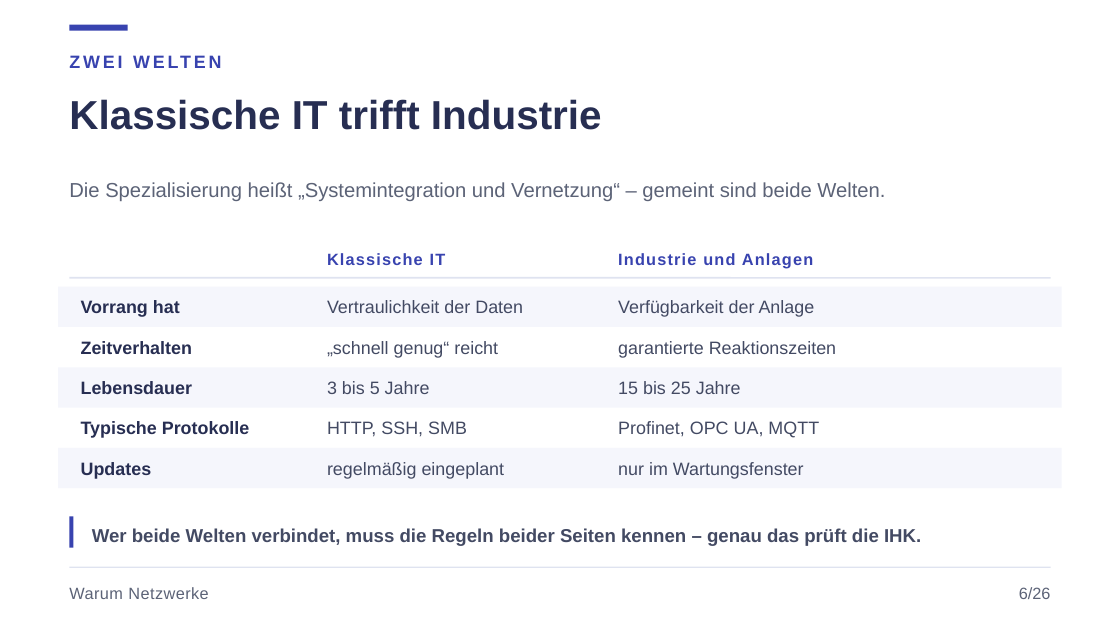
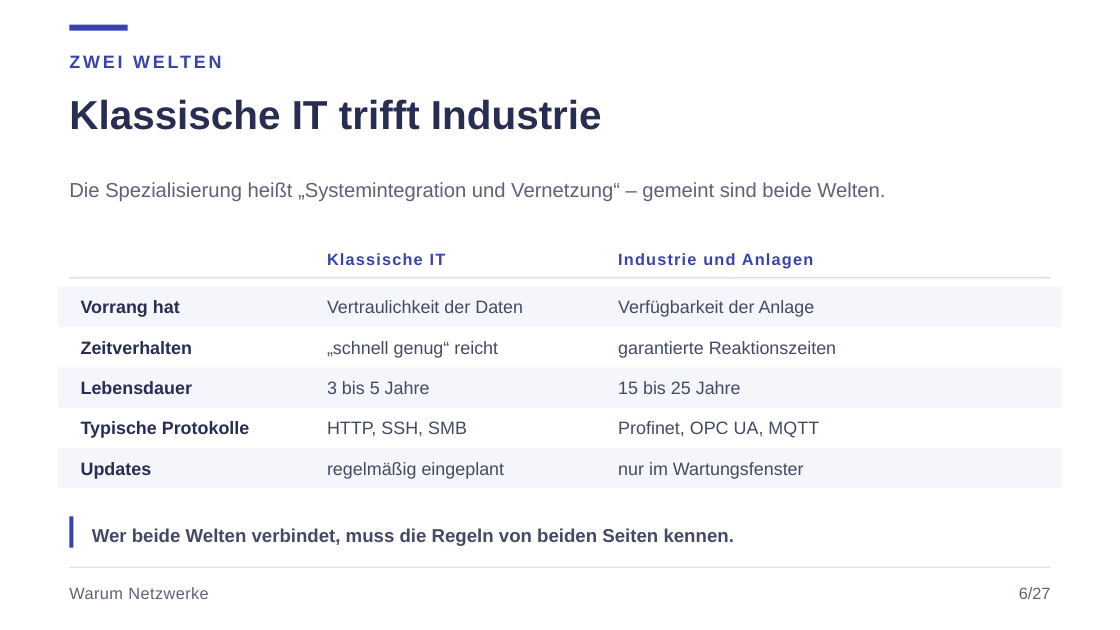
Before and after one commit to JacobMenge/kurs-unterlagen, a slide deck: slide 8 of folien/dist/01-netzwerke-grundlagen.pptx. Drawn at 1120x630 pixels with LibreOffice and Linux fonts; fonts in the diff are those of the drawing. Boxes give left, top, right and bottom in pixels: in the first picture for what was removed or moved away, otherwise in the second. Text is boxed around its words. In the diff, an @@ line names an element or a change of style, - is before the commit and + after.

```diff
--- a/folien/dist/01-netzwerke-grundlagen.pptx
+++ b/folien/dist/01-netzwerke-grundlagen.pptx
@@ text at (92,528,734,546): text changed @@
-Wer beide Welten verbindet, muss die Regeln beider Seiten kennen – genau das prüft die IHK.
+Wer beide Welten verbindet, muss die Regeln von beiden Seiten kennen.
@@ text at (1019,587,1051,599): text changed @@
-6/26
+6/27
```
Also in this commit, not shown: 26 other slides changed, 1 slide added, 2 other files.
